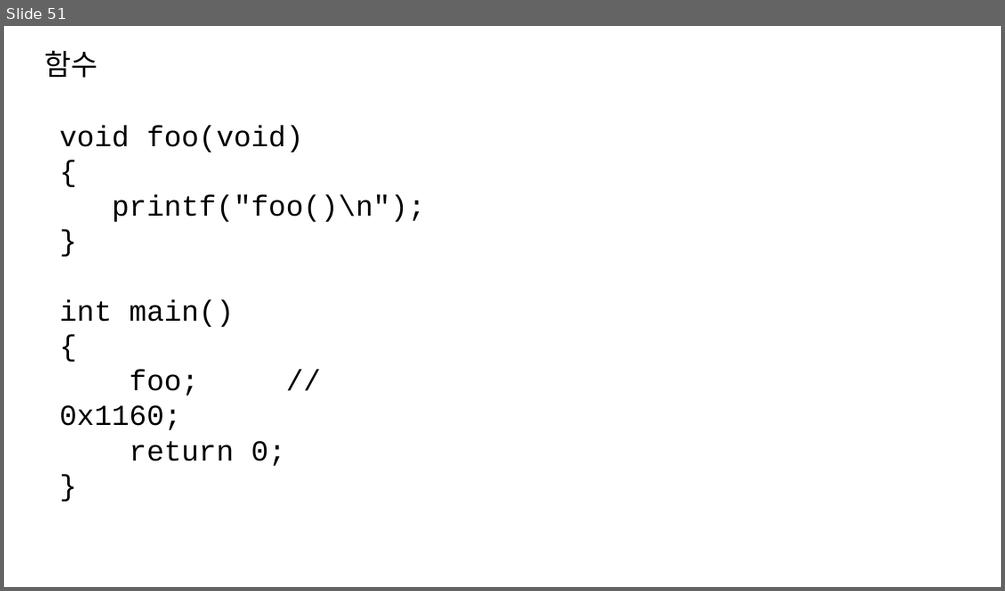
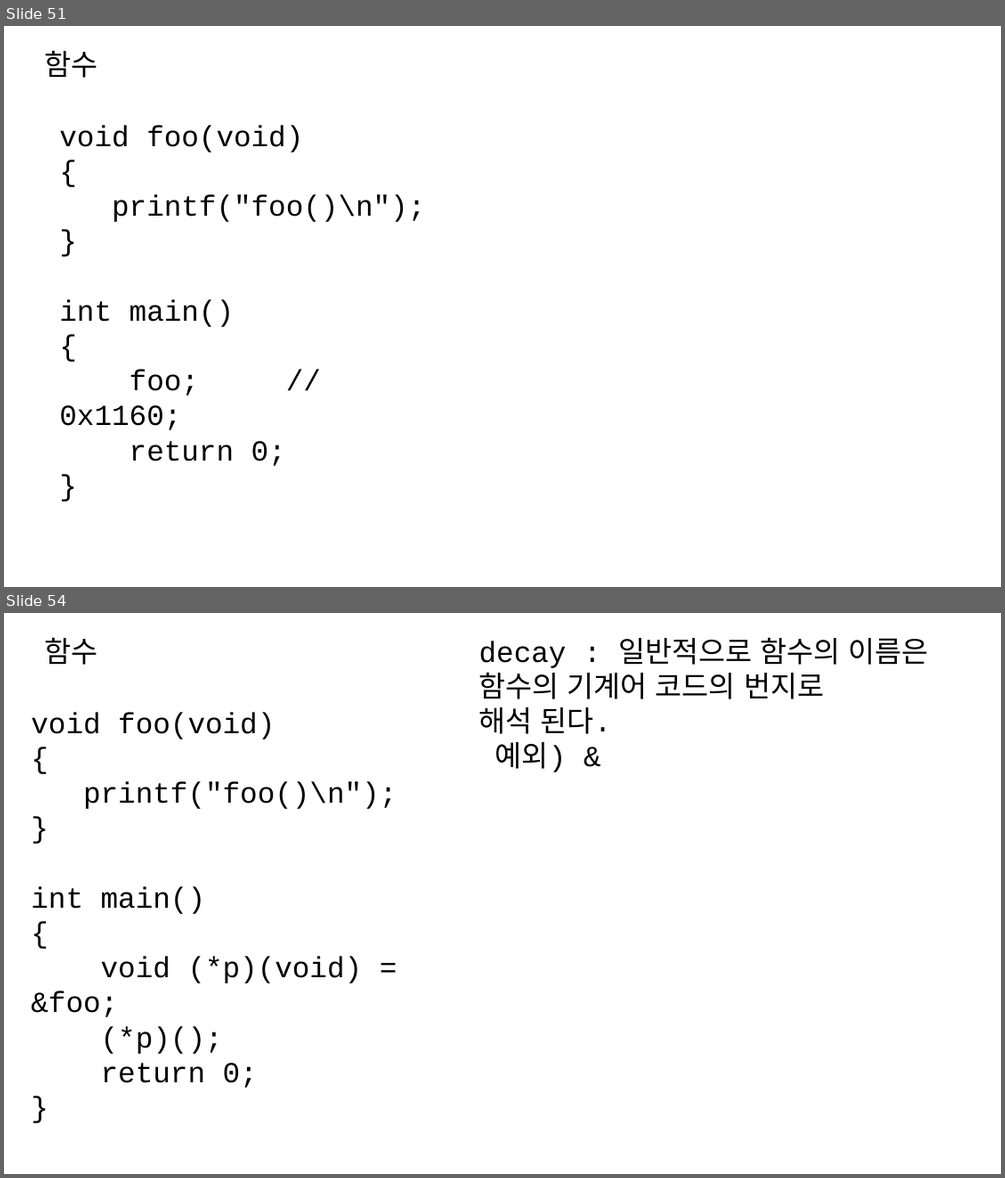
Before and after one commit to imguru-mooc/linux, a slide deck: 수업판서.pptx. Shown one above the other, each under a label of ours: slide 51 before the commit, slides 51 and 54 after it; the slides between them are not shown. The pictures are 1005x591 and 1005x1178 pixels, drawn with LibreOffice and Linux fonts; fonts in the diff are those of the drawing. Boxes give left, top, right and bottom in pixels: in the first picture for what was removed or moved away, otherwise in the second. Text is boxed around its words. In the diff, an @@ line names an element or a change of style, - is before the commit and + after.

```diff
--- a/수업판서.pptx
+++ b/수업판서.pptx
@@ slide 54 added at [4, 613, 1001, 1174], background #FFFFFF @@
@@ text added at [45, 637, 98, 665], 28 pt, text #000000 @@
+함수
@@ text added at [479, 637, 929, 772], 28 pt, text #000000 @@
+decay : 일반적으로 함수의 이름은
+함수의 기계어 코드의 번지로
+해석 된다.
+예외) &
@@ text added at [31, 712, 396, 1087], 28 pt, text #000000 @@
+void foo(void)
+{
+printf("foo()\n");
+}
+int main()
+{
+void (*p)(void) = &foo;
+(*p)();
+return 0;
+}
```
Also in this commit, not shown: 2 slides changed, 8 other slides added, 2 other files.
